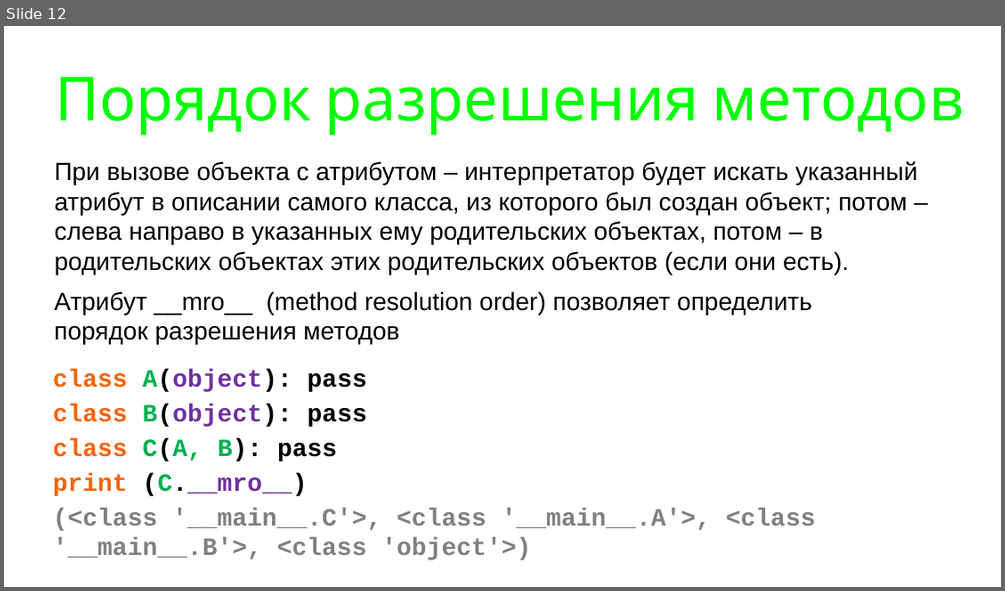
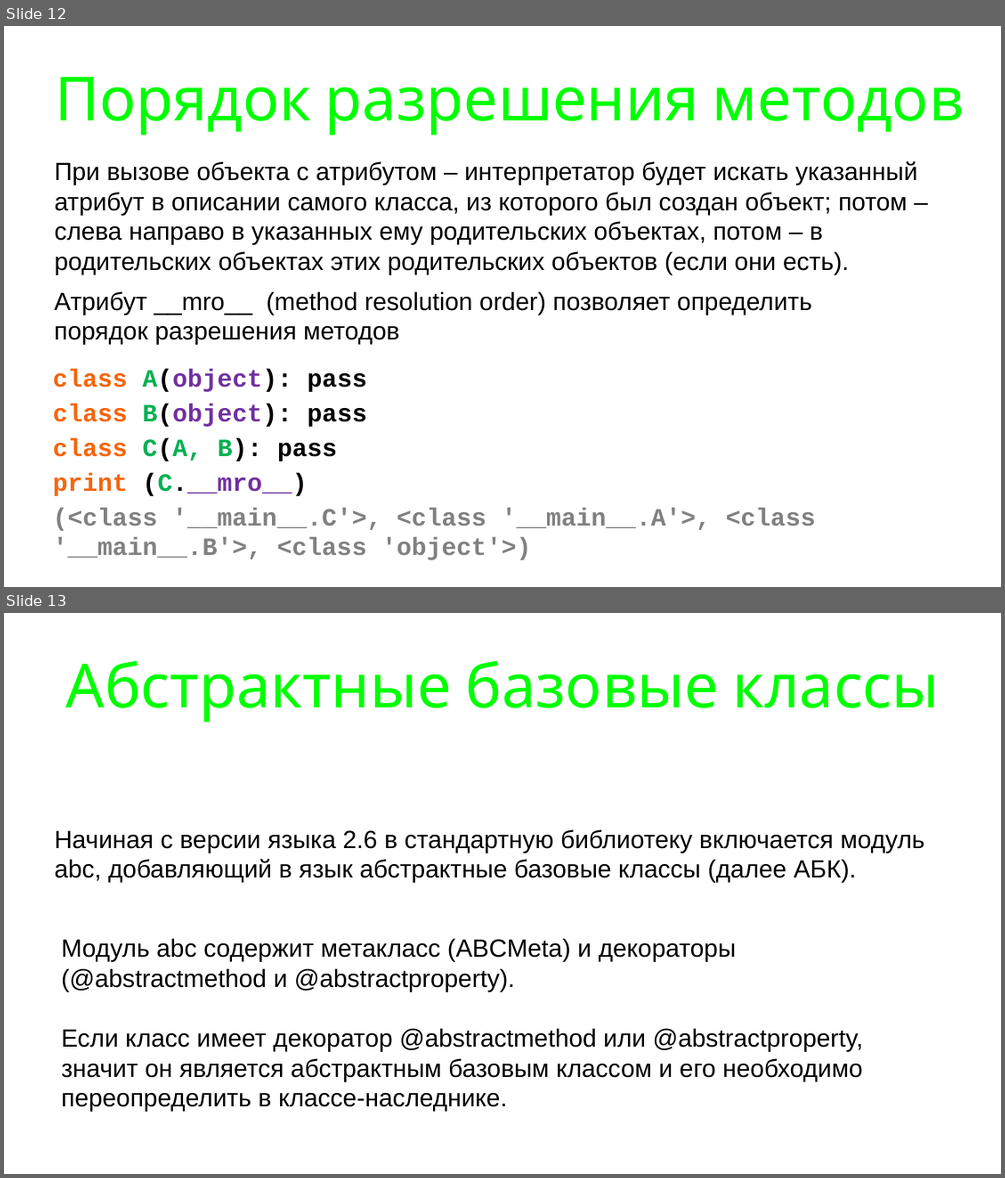
Before and after one commit to maxchv/LearnPython, a slide deck: week08/inheritance.pptx. Shown one above the other, each under a label of ours: slide 12 before the commit, slides 12 and 13 after it. The pictures are 1005x591 and 1005x1178 pixels, drawn with LibreOffice and Linux fonts; fonts in the diff are those of the drawing. Boxes give left, top, right and bottom in pixels: in the first picture for what was removed or moved away, otherwise in the second. Text is boxed around its words. In the diff, an @@ line names an element or a change of style, - is before the commit and + after.

```diff
--- a/week08/inheritance.pptx
+++ b/week08/inheritance.pptx
@@ slide 13 added at [4,613,1001,1174], background #FFFFFF @@
@@ title added at [66,661,938,722], 78 pt, text #00FF00 @@
+Абстрактные базовые классы
@@ text added at [55,829,925,883], 32 pt, text #000000 @@
+Начиная с версии языка 2.6 в стандартную библиотеку включается модуль abc, добавляющий в язык абстрактные базовые классы (далее АБК).
@@ text added at [61,938,863,1111], 32 pt, text #000000 @@
+Модуль abc содержит метакласс (ABCMeta) и декораторы (@abstractmethod и @abstractproperty).
+Если класс имеет декоратор @abstractmethod или @abstractproperty, значит он является абстрактным базовым классом и его необходимо переопределить в классе-наследнике.
```
Also in this commit, not shown: 4 other files.
